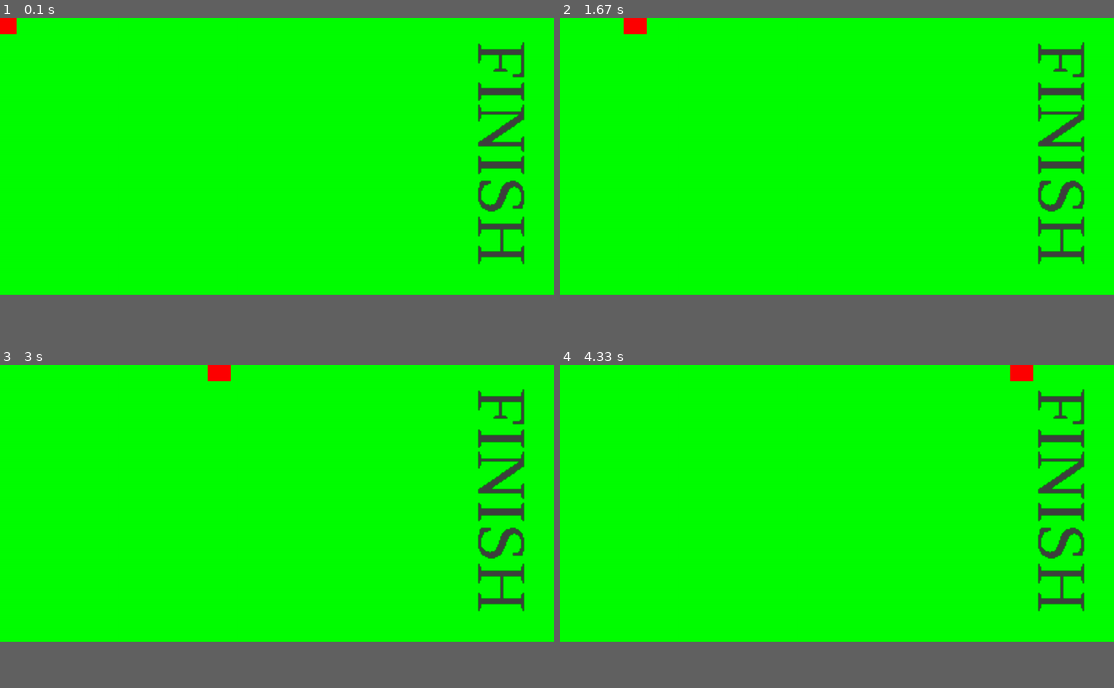
Above: before the commit, frames 1-4 (two rows, left to right).
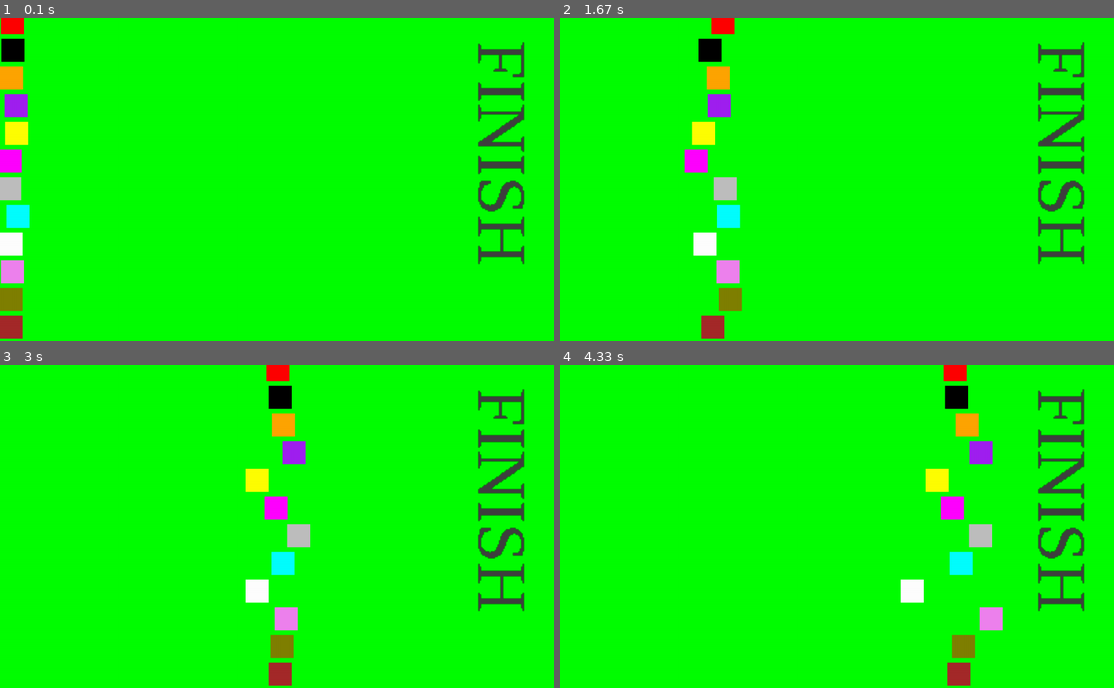
Above: after the commit, the same moments.

Repository: gilgamesh7/pygame_person_selector
Game: pygame game, started from app.py
The game is run twice, just before and just after one commit, with the same random seed, the same clock (stepped at 60 frames per second) and the same inputs.
Inputs:
- Up to frame 1 (0.1 s): no input
- Up to frame 2 (1.67 s): no input
- Up to frame 3 (3 s): no input
- Up to frame 4 (4.33 s): no input
In our replay, the window is 900x450 before the commit and 900x525 after it. These sizes can differ from the game's own. Grey fills any space a smaller window leaves; there, only what the larger window draws over its background counts as a difference.

The runs differ from the first frame. In frame 1, 3.5% of the frame differs, in the area x 0-6%, y 0-100%; in frame 2, 3.9%; in frame 3, 3.9%; in frame 4, 3.9%, in the area x 61-86%, y 0-100%.

Commit message:
Complete race and mark winner

Diff:
--- a/app.py
+++ b/app.py
@@ -2,6 +2,10 @@
 
 import sys
 import logging
+
+from typing import List
+import random
+import itertools
 
 # Instantiate logging
 PGMNAME = "selector"
@@ -13,7 +17,7 @@
         pygame.init()
 
         # create display surface - width,height
-        screen = pygame.display.set_mode((1200,600))
+        screen = pygame.display.set_mode((1200,700))
         # Set window title
         pygame.display.set_caption(PGMNAME)
         # create clock for controlling fps
@@ -29,13 +33,26 @@
 def setup_game()->None:
     try:
         # Create race surface with width, height
-        race_surface = pygame.Surface((1200,600))
+        race_surface = pygame.Surface((1200,700))
         race_surface.fill('Green')
 
         # Set up race surface / background
-        player_surface = pygame.Surface((50,50))
-        player_surface.fill('Red')
-        player_rect = player_surface.get_rect(center=(10,10))
+        player_surfaces_list = []
+        player_rectangles_list = []
+        player_colours_list = ['Red', 'Black', 'Orange', 'Purple','Yellow','Magenta','Gray','Cyan','White','Violet','Olive','Brown']
+        player_names = ['Bernard','Tony','Naresh','Norman','Pawan','Rajesh','Roopal','Srikar','Stephen','Sudha','Vishaal','Raman']
+
+        player_y_pos = 10
+        for colour in player_colours_list :
+            player_surface = pygame.Surface((50,50))
+            player_surface.fill(colour)
+            player_rectangle = player_surface.get_rect(center=(10,player_y_pos))
+
+            player_surfaces_list.append(player_surface)
+            player_rectangles_list.append(player_rectangle)
+
+            player_y_pos += 60
+
 
         # Set up timer
         movement_timer = pygame.USEREVENT + 1
@@ -46,18 +63,21 @@
         race_finish_surface = game_font.render('FINISH', False, (64, 64, 64))
         race_finish_surface = pygame.transform.rotozoom(race_finish_surface, 270, 3)
 
+        winner_font = pygame.font.SysFont('timesnewroman',  20)
+        winner_surface = winner_font.render('W', False, (64, 64, 64))
+        winner_rectangle = winner_surface.get_rect()
 
-        return race_surface, race_finish_surface, movement_timer, player_surface, player_rect
+        return race_surface, race_finish_surface, movement_timer, player_surfaces_list, player_rectangles_list, winner_surface , winner_rectangle
+
     except Exception as err:
         exc_type, exc_obj, exc_tb = sys.exc_info()
         logger.info(f"{err} on line {exc_tb.tb_lineno}")
         raise err
 
-def game_loop(screen: object, clock: object, movement_timer:object, race_surface: object, race_finish_surface: object, player_surface:object, player_rect:object)->None:
+def game_loop(screen: object, clock: object, movement_timer:object, race_surface: object, race_finish_surface: object, player_surfaces_list:List[object], player_rectangles_list:List[object], winner_surface:object, winner_rectangle:object)->None:
     try:
-        player_x_pos = 0
+        race_underway = True
         while True:
-            print(player_x_pos)
             # check for events
             for event in pygame.event.get():
                 if event.type == pygame.QUIT:
@@ -67,21 +87,30 @@
                     # Ensure pygame ends
                     exit()
 
-            # if event.type == movement_timer:
-            if player_rect.x < 950 :
-                player_x_pos += 1
-                player_rect.x += player_x_pos
-
-            # blit - Blcok Image Transfer i.e put a regular surface on top of display surface
+            # blit - Block Image Transfer i.e put a regular surface on top of display surface
             screen.blit(race_surface,(0,0))
             screen.blit(race_finish_surface,(1000,50))
-            screen.blit(player_surface, player_rect)
 
-            # Writeupdates to display surface
+            current_speed = [random.randrange(1,10,1) for _ in range(len(player_surfaces_list))] if race_underway else list(itertools.repeat(0, len(player_surfaces_list)))
+
+            for i in range(0,len(player_surfaces_list)):
+                if player_rectangles_list[i].x < 950 :
+                    player_rectangles_list[i].x += current_speed[i]
+                else :
+                    # winner_name_rectangle.x = player_rectangles_list[i].x
+                    # winner_name_rectangle.y = player_rectangles_list[i].y
+                    winner_rectangle.center = player_rectangles_list[i].center
+                    race_underway = False
+
+                screen.blit(player_surfaces_list[i], player_rectangles_list[i])
+                if (not race_underway):
+                    screen.blit(winner_surface, winner_rectangle)
+
+            # Write updates to display surface
             pygame.display.update()
 
             # Control speed , set maximum frame rate - while loop must not run more than 60 times per second
-            clock.tick(10)
+            clock.tick(40)
     except Exception as err:
         exc_type, exc_obj, exc_tb = sys.exc_info()
         logger.info(f"{err} on line {exc_tb.tb_lineno}")
@@ -92,9 +121,9 @@
 
     screen, clock = setup_pygame()
 
-    race_surface, race_finish_surface, movement_timer, player_surface, player_rect = setup_game()
+    race_surface, race_finish_surface, movement_timer, player_surfaces_list, player_rectangles_list , winner_surface , winner_rectangle= setup_game()
 
-    game_loop(screen, clock, movement_timer, race_surface, race_finish_surface, player_surface, player_rect)
+    game_loop(screen, clock, movement_timer, race_surface, race_finish_surface, player_surfaces_list, player_rectangles_list, winner_surface , winner_rectangle)
 
 
 if __name__ == "__main__":
